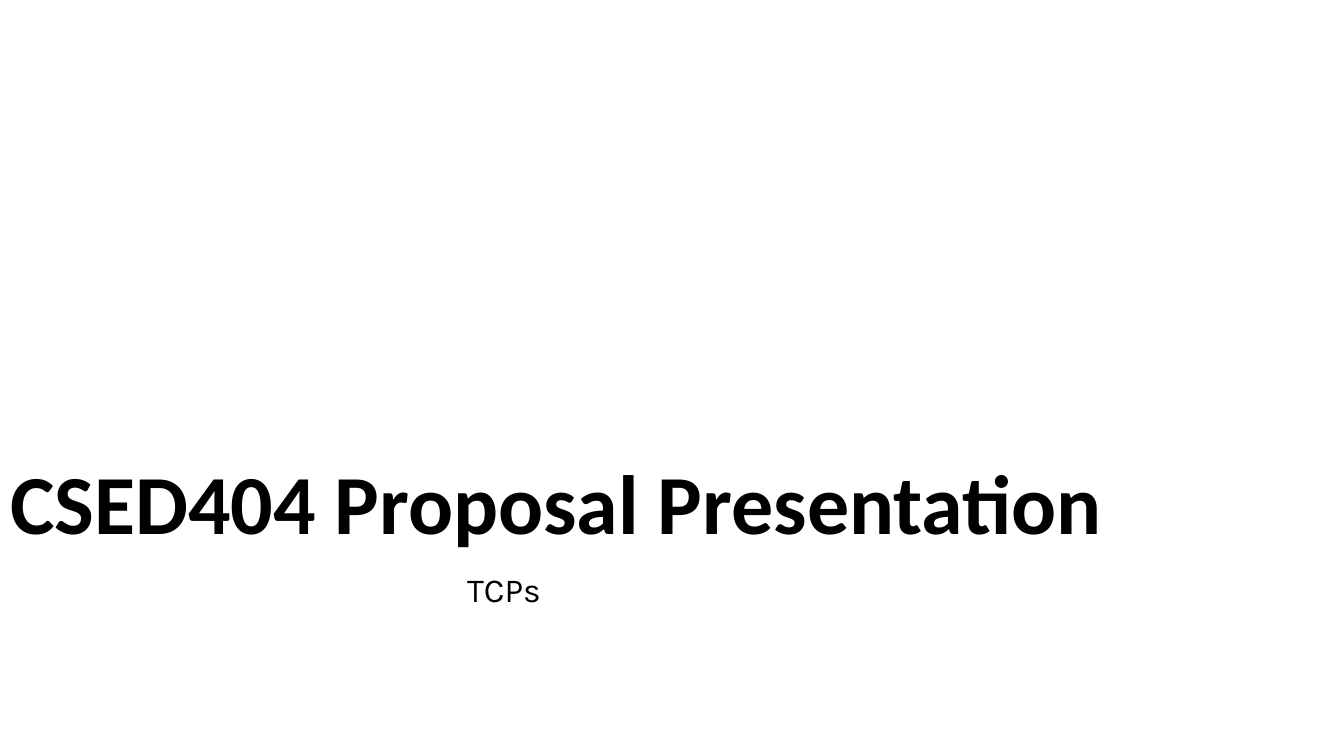
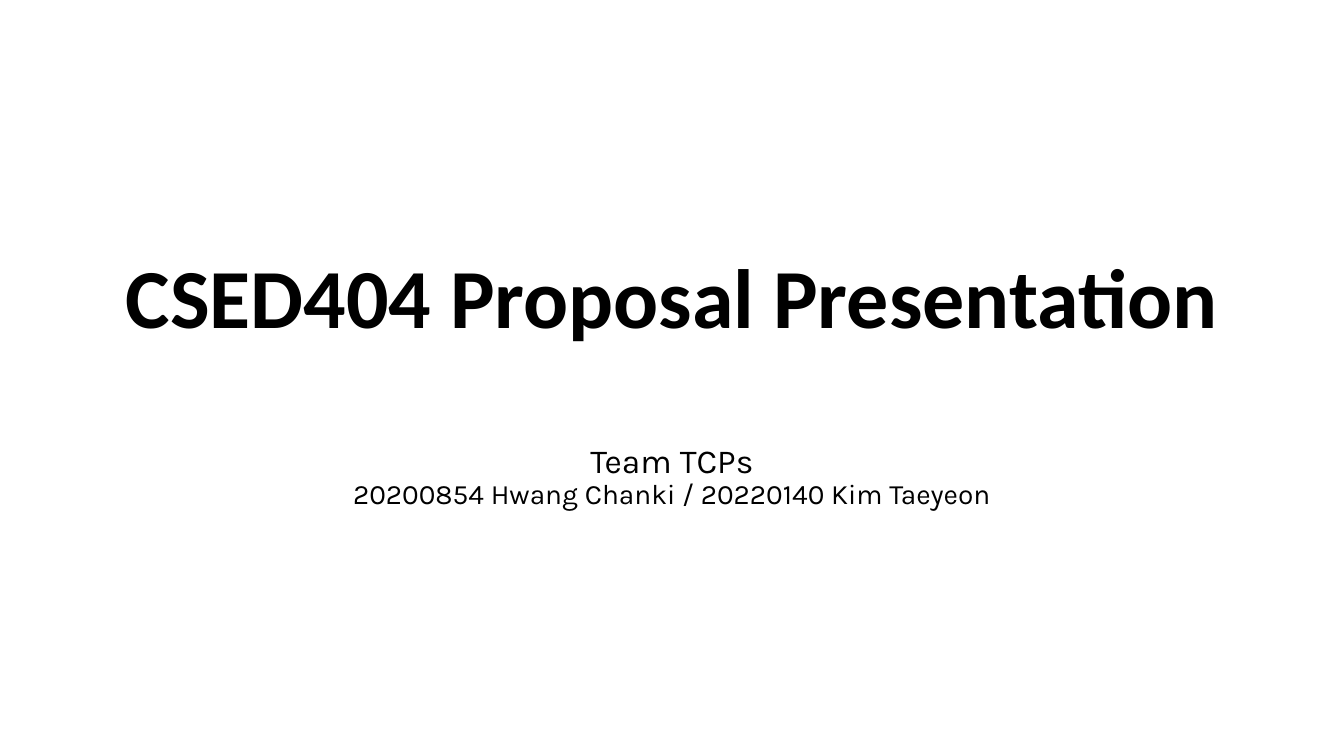
Before and after one commit to Aplace0927/CSED404-Mobile-Ubiquitous-Computing-Project, a slide deck: slide 1 of Presentations/Proposal/Proposal-TCPs.pptx. Drawn at 1344x756 pixels with LibreOffice and Linux fonts; fonts in the diff are those of the drawing. Boxes give left, top, right and bottom in pixels: in the first picture for what was removed or moved away, otherwise in the second. Text is boxed around its words. In the diff, an @@ line names an element or a change of style, - is before the commit and + after.

Commit message:
[Docs] Updated Proposal Presentation

```diff
--- a/Presentations/Proposal/Proposal-TCPs.pptx
+++ b/Presentations/Proposal/Proposal-TCPs.pptx
@@ text "CSED404 Proposal Presentation": place and size @@
-text "CSED404 Proposal Presentation" at box(10, 475, 1102, 548)
+text "CSED404 Proposal Presentation" at box(126, 269, 1217, 342)
@@ text "CSED404 Proposal Presentation" at box(126, 269, 1217, 342): alignment left to centre @@
@@ text added at box(353, 451, 990, 511), 20 pt, text #000000 @@
+Team TCPs
+20200854 Hwang Chanki / 20220140 Kim Taeyeon
@@ subtitle removed at box(467, 580, 541, 603) @@
-TCPs
```
Also in this commit, not shown: 7 slides added, 5 slides removed.
